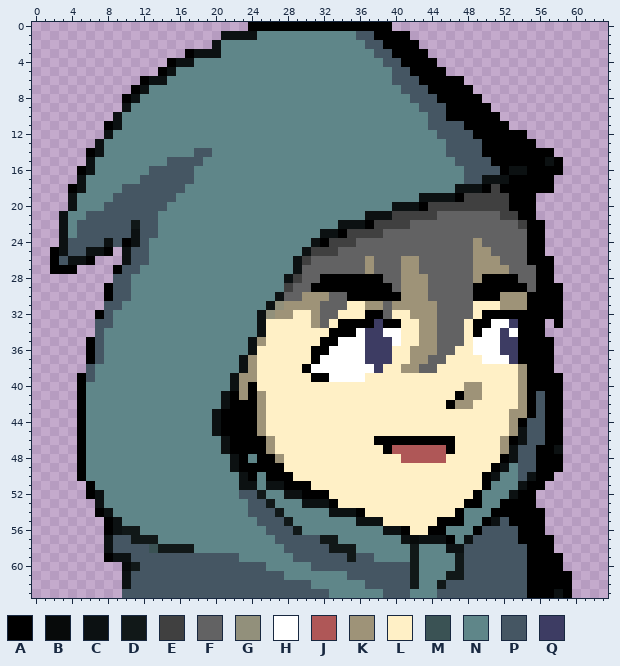
File history of a pixel-art sprite, core/assets-raw/sprites/faces/eikan_default.png. Above is the file before it was changed.
The file is 64x64 pixels. Colours within 5 levels of each other are drawn and written as one.
Palette (. is transparent): A #000000  B #070a0a  C #0c1112  D #111818  E #404040  F #626263  G #92907b  H #ffffff  J #af5757  K #9e9378  L #fff0c6  M #3a5254  N #5f8689  P #455663  Q #3d3c63
The result:
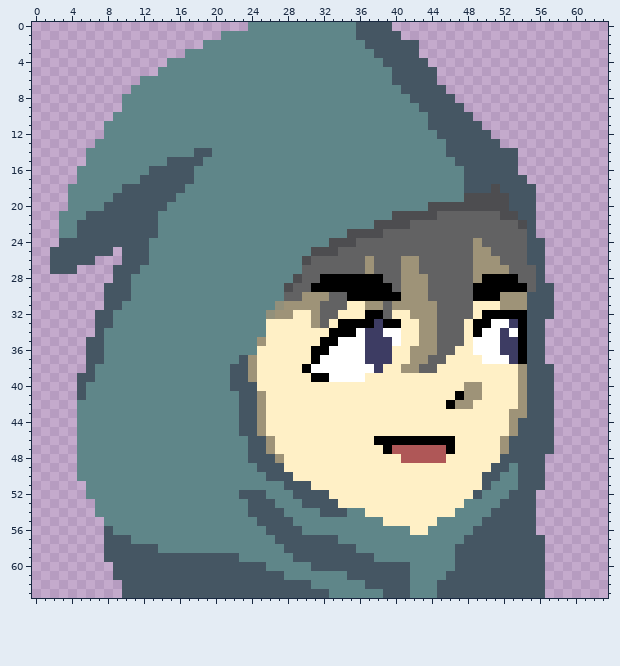
From old to new:
colour E: #404040 -> #4d4d50
Changed rows in their new state; - is a pixel that keeps its letter.
first column x 2:
 0 ----------------------NNNNNNNNNNNNPPPP--------------------
 1 -------------------NNNN-------------PPP.------------------
 2 -----------------NN------------------PPPP-----------------
 3 ---------------NNNN-------------------PPP.----------------
 4 -------------NNN-----------------------PPP.---------------
 5 ------------NN--------------------------PPP.--------------
 6 ----------NNN----------------------------PP...------------
 7 ---------NN-------------------------------PP...-----------
 8 --------NN---------------------------------PP...----------
 9 --------N-----------------------------------PP...---------
10 -------N------------------------------------PPP...--------
11 ------NN--------------------------------------PP...-------
12 ------N----------------------------------------PP....-----
13 -----N------------------------------------------PP....----
14 ----NN------------------------------------------PPPP....--
15 ----N--------------------------------------------PPP.....-
16 ---NN---------------------------------------------PP.....-
17 ---N--------------------------------------------PPPPP...--
18 --NN-----------------------------------------NPPP-PPPP..--
19 --N--------------------------------------NNNNN-----PPP----
20 --N-----------------------------------NNNN---------PPP----
21 -N---------------------------------NNN--------------PP----
22 -N-------P----------------------NNNN-----------------P.---
23 -N-------P--------------------NNN--------------------P.---
24 -P----P-PP-------------------NN----------------------PP---
25 PP--PPP-P-------------------N------------------------PP---
26 P-PPP---P------------------N-------------------------PP.--
27 PPP----P-------------------N--------------------------P.--
28 --------------------------N---------------------------P.--
29 ------P-----------------------------------------------PP.-
30 ------P------------------N---------------------------PPP.-
31 ------------------------N----------------------------PPP.-
32 -----P-----------------N-----------------------------PPP.-
33 -----------------------N-----------------------------PP-.-
34 -----------------------N-----------------------------PP---
35 ----P-----------------N------------------------------PP.--
36 ----P-----------------N------------------------------PP.--
37 ----P----------------P-------------------------------PP.--
38 --------------------PP-------------------------------PPP--
39 ---P----------------PP-------------------------------PPP.-
40 ---P----------------PPP------------------------------PPP.-
41 ---P---------------NNPP------------------------------P-P.-
42 ---N---------------NNPP------------------------------P-P.-
43 ---N--------------NNNPP------------------------------P-P.-
44 ---N--------------NNNPP-----------------------------P--P.-
45 ---N--------------NNNPP-----------------------------P--P.-
46 ---N---------------NNNPP---------------------------PP--P.-
47 ---N---------------NNNPP---------------------------P--PP.-
48 ---N----------------NNPPP-------------------------PP--P..-
49 ---N----------------NNNPPP-----------------------PP---P..-
50 ---N-----------------NN-PPP---------------------PP---PP.--
51 ----N----------------NN-NNPPP-------------------P---PPP---
52 ----NN-----------------P--NPPPP----------------P---PPP----
53 -----N------------------P---PPPP--------------NN--PPPP----
54 -----NN------------------P----PPPNN----------N---PPPPP.---
55 ------NN------------------P-------NNN------NNN--PP-PPP.---
56 ------PNNN-----------------P---------NNN--NN---P----PP.---
57 ------P--NNN------------------PP-------NNNNNN-P-----PPP.--
58 ------P----PNNNN---------------PPP------N---NP-------PP.--
59 ------PPP------------------------P------N----P-------PP..-
60 -------PPP------------------------------N----P-------PP..-
61 -------PP-------------------------------N---PP-------PP...
62 --------P-------------------------------N--P---------PP...
63 -----------------------------------------------------PP...
